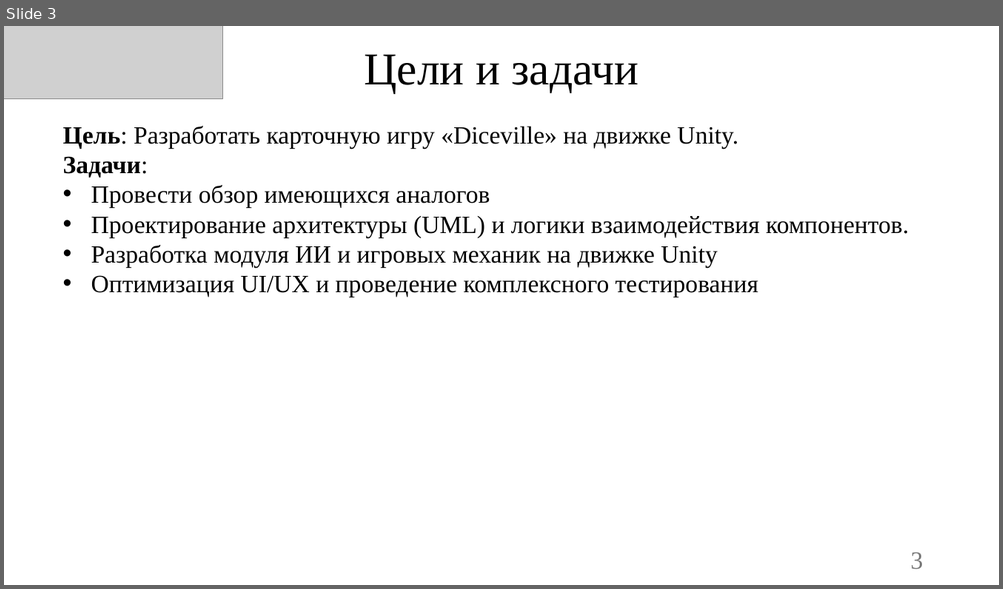
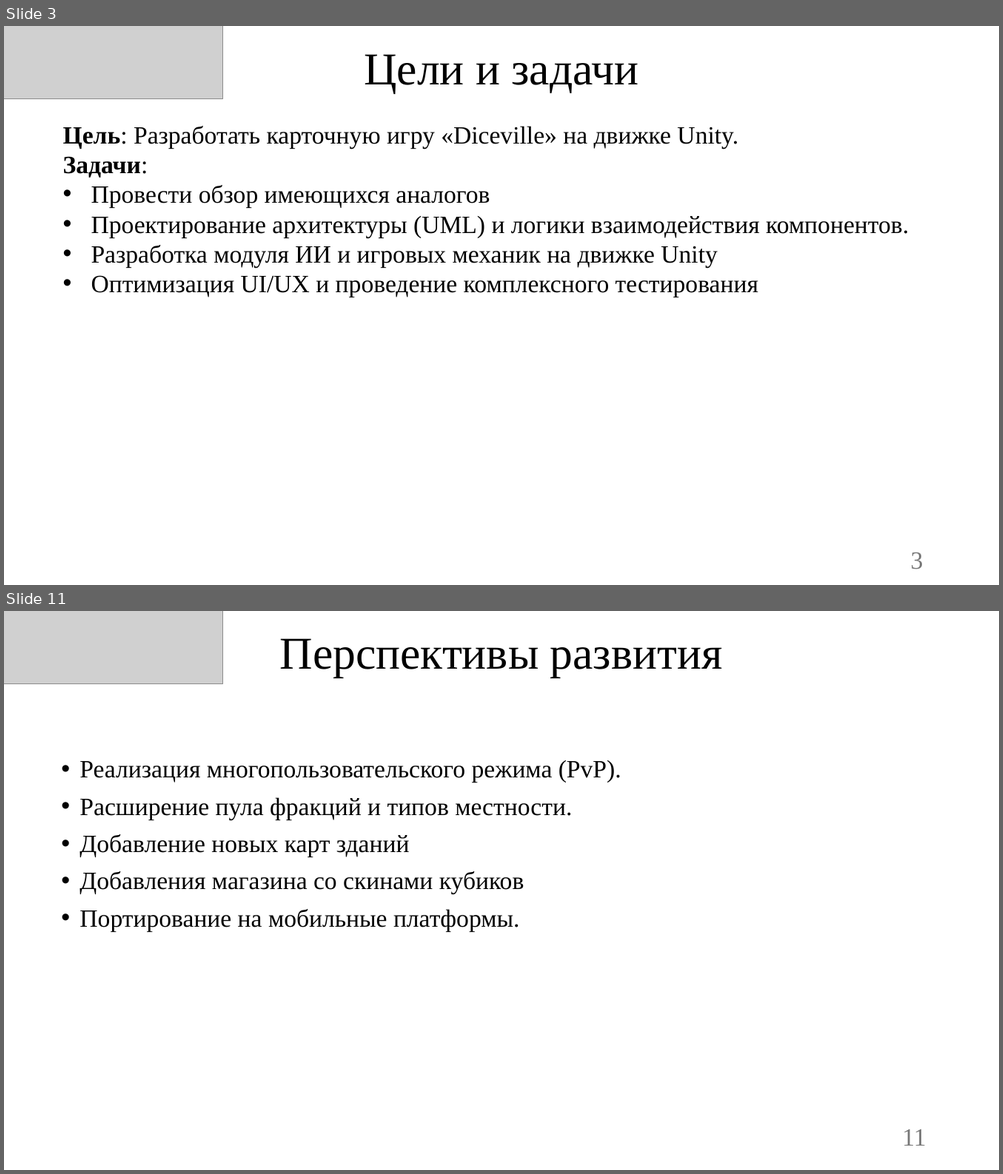
Before and after one commit to Owl-Man/ISPM, a slide deck: УПИС_Задание_№10/Презентация Diceville.pptx. Shown one above the other, each under a label of ours: slide 3 before the commit, slides 3 and 11 after it; the slides between them are not shown. The pictures are 1003x589 and 1003x1174 pixels, drawn with LibreOffice and Linux fonts; fonts in the diff are those of the drawing; grey boxes stand for pictures; background and template pictures are left out. Boxes give left, top, right and bottom in pixels: in the first picture for what was removed or moved away, otherwise in the second. Text is boxed around its words. In the diff, an @@ line names an element or a change of style, - is before the commit and + after.

```diff
--- a/УПИС_Задание_№10/Презентация Diceville.pptx
+++ b/УПИС_Задание_№10/Презентация Diceville.pptx
@@ slide 11 added at (4, 611, 999, 1170), background picture (left out) @@
@@ picture added at (4, 611, 223, 684) @@
@@ title added at (280, 638, 723, 677), 44 pt, text #000000 @@
+Перспективы развития
@@ text added at (79, 760, 621, 931), 24 pt, text #000000 @@
+• Реализация многопользовательского режима (PvP).
+• Расширение пула фракций и типов местности.
+• Добавление новых карт зданий
+• Добавления магазина со скинами кубиков
+• Портирование на мобильные платформы.
@@ page number added at (902, 1130, 925, 1146), 24 pt, text #797979 @@
+11
```
Also in this commit, not shown: 1 slide changed, 9 other slides added, 1 slide removed.
